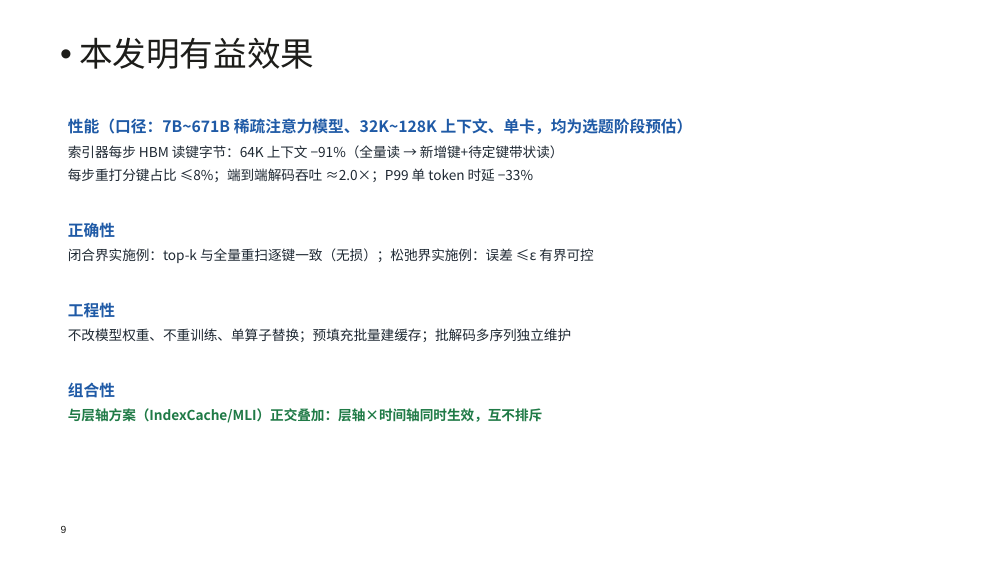
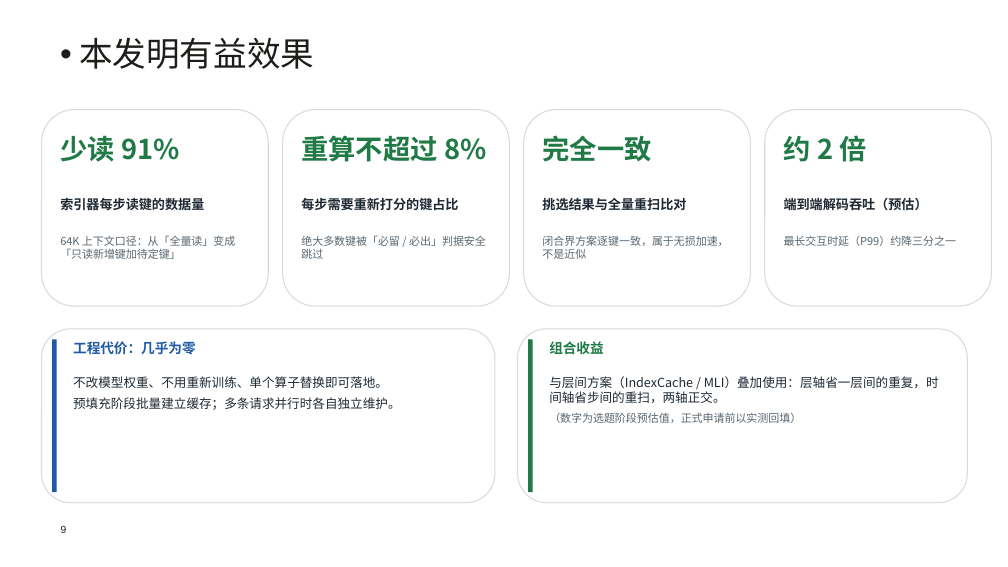
Before and after one commit to sunchendd/patent-ideas, a slide deck: slide 9 of workspace/lazy-topk-indexer/评审材料.pptx. Drawn at 1008x567 pixels with LibreOffice and Linux fonts; fonts in the diff are those of the drawing; background and template pictures are left out. Boxes give left, top, right and bottom in pixels: in the first picture for what was removed or moved away, otherwise in the second. Text is boxed around its words. In the diff, an @@ line names an element or a change of style, - is before the commit and + after.

Commit message:
update lazy-topk-indexer 评审材料：按评审叙事重写（白话背景/对比表/前后流程图/公式转图/走例/数字卡片/防什么保护点），新增 4 张图

```diff
--- a/workspace/lazy-topk-indexer/评审材料.pptx
+++ b/workspace/lazy-topk-indexer/评审材料.pptx
@@ rounded rectangle added at <box>42,110,268,306</box>, fill #FFFFFF, outline #D5DBE1 1 pt @@
@@ text removed at <box>68,118,693,423</box> @@
-性能（口径：7B~671B 稀疏注意力模型、32K~128K 上下文、单卡，均为选题阶段预估）
-索引器每步 HBM 读键字节：64K 上下文 −91%（全量读 → 新增键+待定键带状读）
-每步重打分键占比 ≤8%；端到端解码吞吐 ≈2.0×；P99 单 token 时延 −33%
-正确性
-闭合界实施例：top-k 与全量重扫逐键一致（无损）；松弛界实施例：误差 ≤ε 有界可控
-工程性
-不改模型权重、不重训练、单算子替换；预填充批量建缓存；批解码多序列独立维护
-组合性
-与层轴方案（IndexCache/MLI）正交叠加：层轴×时间轴同时生效，互不排斥
@@ rounded rectangle added at <box>283,110,509,306</box>, fill #FFFFFF, outline #D5DBE1 1 pt @@
@@ rounded rectangle added at <box>524,110,750,306</box>, fill #FFFFFF, outline #D5DBE1 1 pt @@
@@ rounded rectangle added at <box>765,110,991,306</box>, fill #FFFFFF, outline #D5DBE1 1 pt @@
@@ text added at <box>60,135,179,162</box>, 26 pt, text #1F7A46, bold @@
+少读 91%
@@ text added at <box>301,135,486,162</box>, 26 pt, text #1F7A46, bold @@
+重算不超过 8%
@@ text added at <box>542,135,651,162</box>, 26 pt, text #1F7A46, bold @@
+完全一致
@@ text added at <box>784,135,866,162</box>, 26 pt, text #1F7A46, bold @@
+约 2 倍
@@ text added at <box>60,198,204,210</box>, 12.5 pt, text #1F2933, bold @@
+索引器每步读键的数据量
@@ text added at <box>301,198,458,210</box>, 12.5 pt, text #1F2933, bold @@
+每步需要重新打分的键占比
@@ text added at <box>542,198,686,210</box>, 12.5 pt, text #1F2933, bold @@
+挑选结果与全量重扫比对
@@ text added at <box>784,198,928,210</box>, 12.5 pt, text #1F2933, bold @@
+端到端解码吞吐（预估）
@@ text added at <box>60,235,235,259</box>, 10.5 pt, text #5B6770 @@
+64K 上下文口径：从「全量读」变成「只读新增键加待定键」
@@ text added at <box>301,235,486,259</box>, 10.5 pt, text #5B6770 @@
+绝大多数键被「必留 / 必出」判据安全跳过
@@ text added at <box>542,236,728,259</box>, 10.5 pt, text #5B6770 @@
+闭合界方案逐键一致，属于无损加速，不是近似
@@ text added at <box>784,236,956,246</box>, 10.5 pt, text #5B6770 @@
+最长交互时延（P99）约降三分之一
@@ rounded rectangle added at <box>42,329,495,502</box>, fill #FFFFFF, outline #D5DBE1 1 pt @@
@@ rounded rectangle added at <box>518,329,967,502</box>, fill #FFFFFF, outline #D5DBE1 1 pt @@
@@ rectangle added at <box>52,339,57,492</box>, fill #1F5AA6 @@
@@ text added at <box>73,341,196,355</box>, 13 pt, text #1F5AA6, bold @@
+工程代价：几乎为零
@@ rectangle added at <box>528,339,533,492</box>, fill #1F7A46 @@
@@ text added at <box>549,341,603,354</box>, 13 pt, text #1F7A46, bold @@
+组合收益
@@ text added at <box>73,376,400,410</box>, 12 pt, text #1F2933 @@
+不改模型权重、不用重新训练、单个算子替换即可落地。
+预填充阶段批量建立缓存；多条请求并行时各自独立维护。
@@ text added at <box>549,376,939,423</box>, 12 pt, text #1F2933 @@
+与层间方案（IndexCache / MLI）叠加使用：层轴省一层间的重复，时间轴省步间的重扫，两轴正交。
+（数字为选题阶段预估值，正式申请前以实测回填）
```
Also in this commit, not shown: 9 other slides changed, 4 other files.
